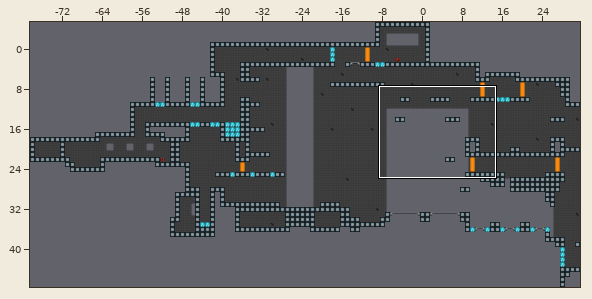
Two versions of a level (Tiled map, assets/chasm.tmx). The first picture is a wide view before the edit; the outline marks the close-up.
Close-up. Old version:
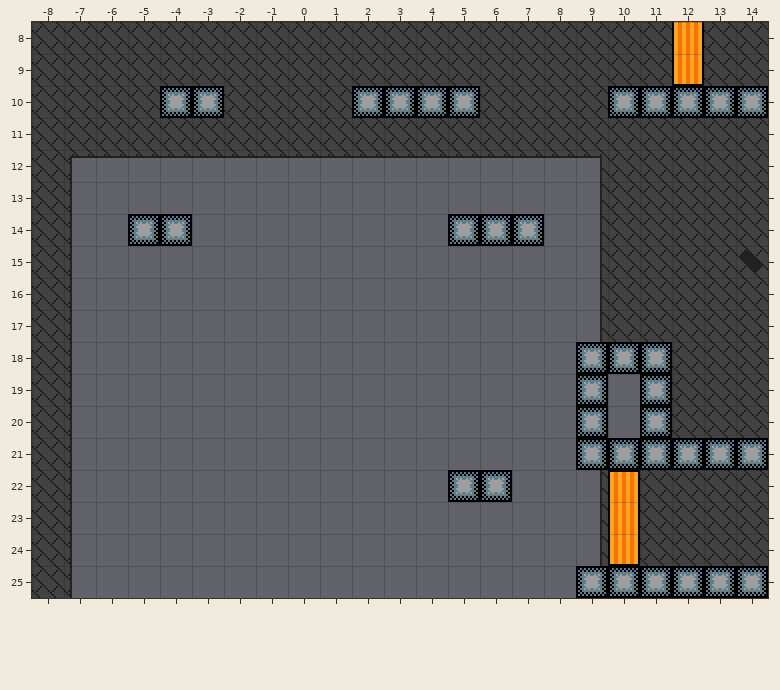
Cells are 16x16 px. Shown: x -8..14, y 8..25.
And afterwards:
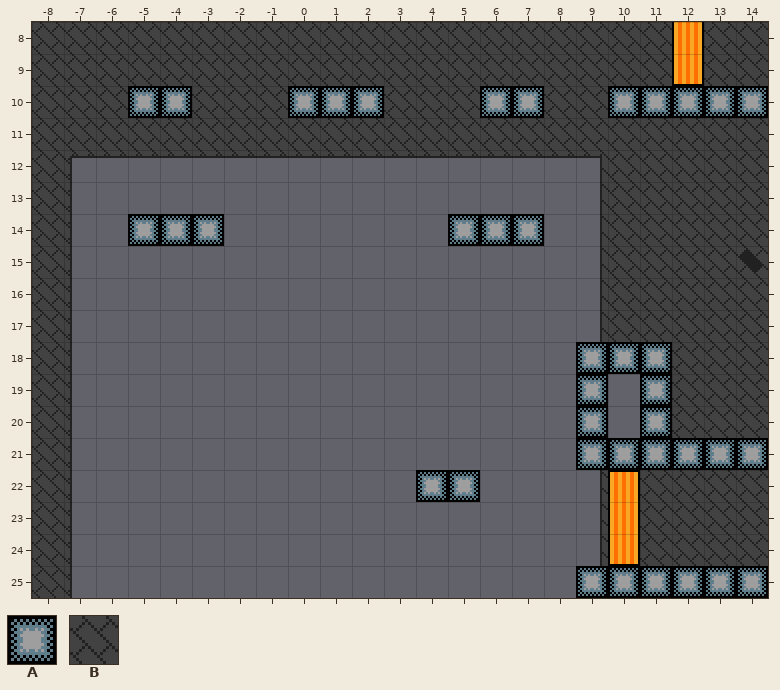
Key: from "phtiles16": A 0, B 9.
_ is an empty cell.
Change:
Layer "background":
Tile B is added in row 10 at x -3 and 3 to 5.
Layer "main":
Tile A is added in row 10 at x -5, 0 to 1 and 6 to 7; in row 14 at x -3; in row 22 at x 4.
The edit erases tile A in row 10 at x -3 and 3 to 5; in row 22 at x 6.
Where, in picture pixels (left, top, right, bottom), the same in both close-ups:
added: (128, 86, 160, 118)
changed: (192, 86, 224, 118)
added: (288, 86, 352, 118)
changed: (384, 86, 544, 118)
added: (192, 214, 224, 246)
added: (416, 470, 448, 502)
removed: (480, 470, 512, 502)
